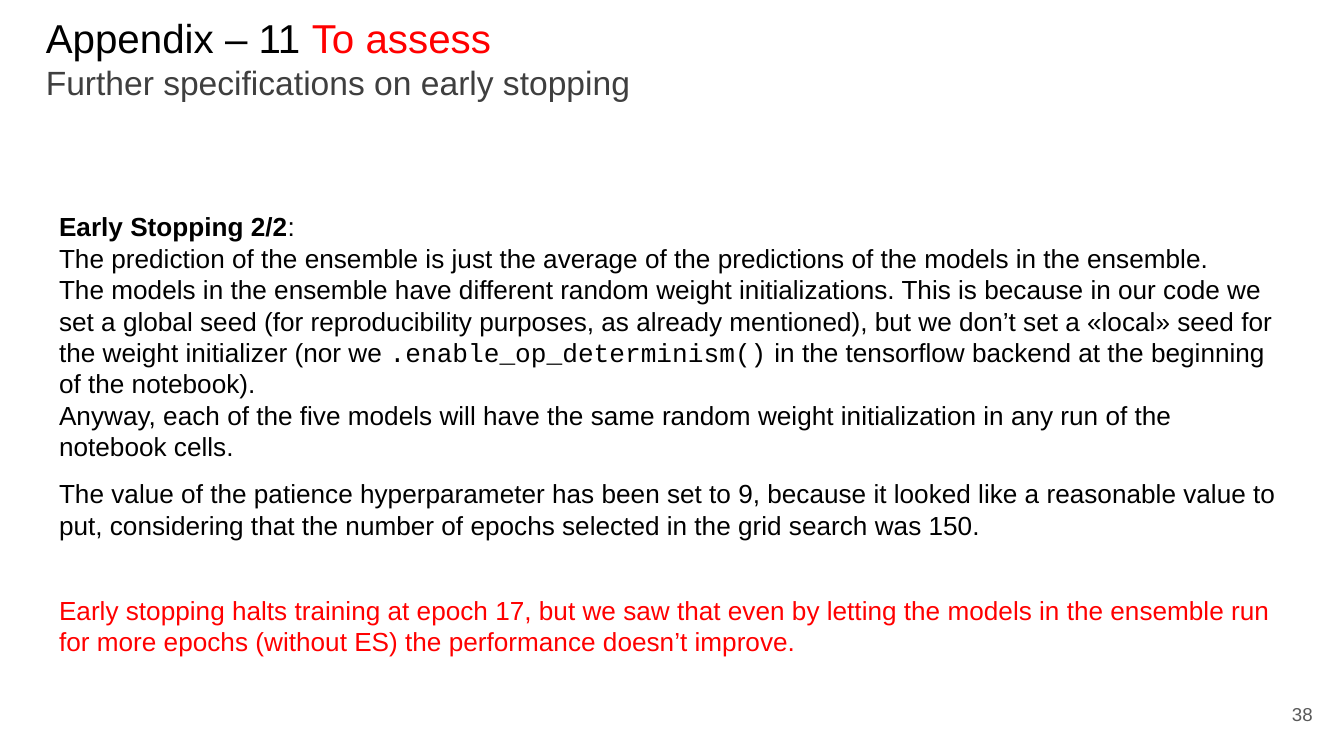
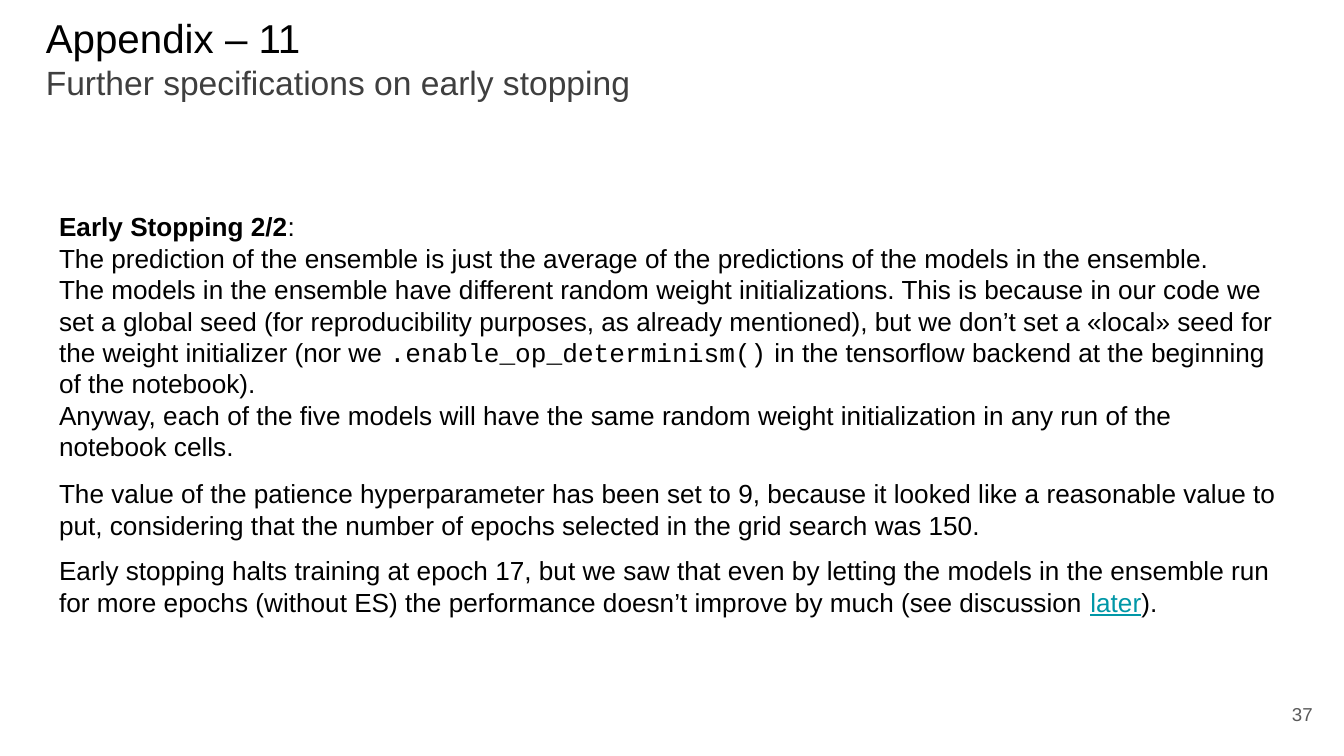
Before and after one commit to paolo-junior-mollica/machine-learning-project, a slide deck: slide 37 of relazione/Canduci_Marino_Mollica.pptx (slide 38 before the commit). Drawn at 1344x756 pixels with LibreOffice and Linux fonts; fonts in the diff are those of the drawing. Boxes give left, top, right and bottom in pixels: in the first picture for what was removed or moved away, otherwise in the second. Text is boxed around its words. In the diff, an @@ line names an element or a change of style, - is before the commit and + after.

Commit message:
Update report: added optuna plots & numbers, hyperparameters, discussion and others

```diff
--- a/relazione/Canduci_Marino_Mollica.pptx
+++ b/relazione/Canduci_Marino_Mollica.pptx
@@ title at bbox=[46, 23, 630, 101]: text changed @@
-Appendix – 11 To assess
-Further specifications on early stopping
+Appendix – 11
+Further specifications on early stopping
@@ text at bbox=[59, 561, 1269, 617]: text changed; text colour #FF0000 to #000000 @@
-Early stopping halts training at epoch 17, but we saw that even by letting the models in the ensemble run for more epochs (without ES) the performance doesn’t improve.
+Early stopping halts training at epoch 17, but we saw that even by letting the models in the ensemble run for more epochs (without ES) the performance doesn’t improve by much (see discussion later).
@@ page number at bbox=[1292, 708, 1313, 721]: text changed @@
-38
+37
```
Also in this commit, not shown: 14 other slides changed, 1 slide added, 1 slide removed.
